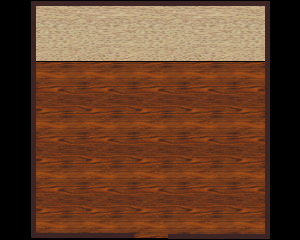
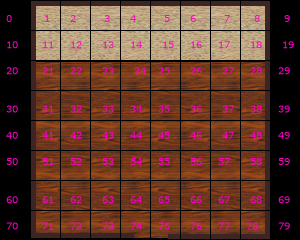
Layered file, before and after one edit (300x240). Changes by layer:
added layer "0 1 2 3 4..." above "Layer" over bbox(6, 15, 294, 230)
showed "Layer", moved it above "Layer #1" over bbox(6, 1, 294, 239)
